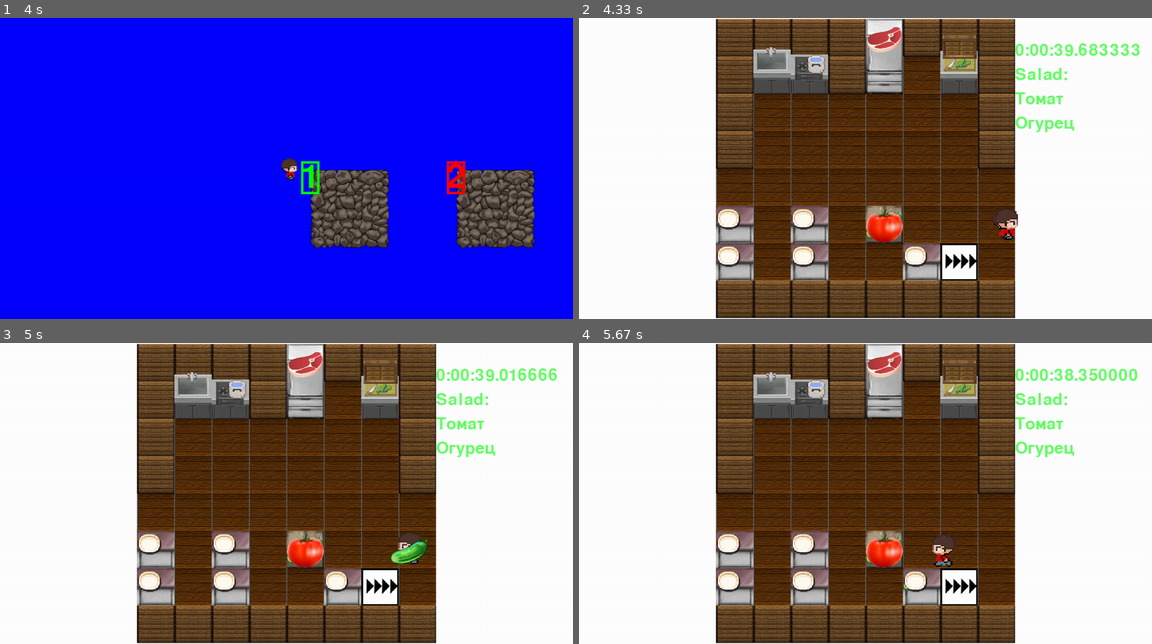
Above: before the commit, frames 1-4 (two rows, left to right).
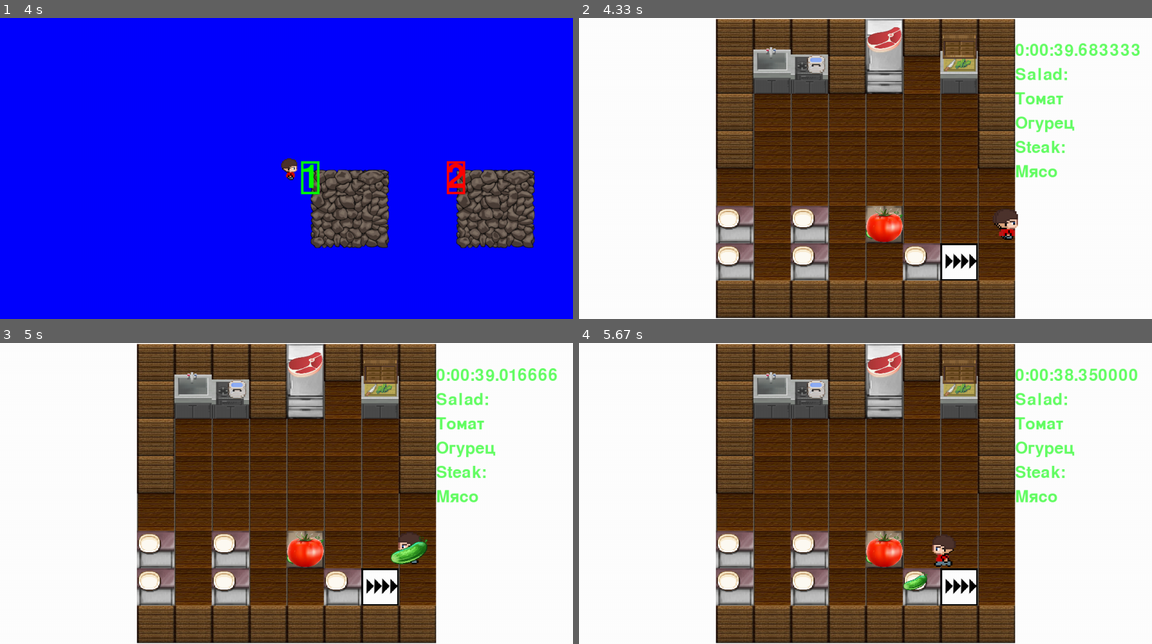
Above: after the commit, the same moments.

Repository: ShvetsovEgor/Overcooked_our_edition_pygame
Game: pygame game, started from main.py
Two runs of this game, one before a commit and one after it. Both use one fixed random seed, a clock stepped at 60 frames per second and the inputs below.
Inputs (mouse positions are in pixels of both pictures, inside the frame that each line leads up to):
- Up to frame 1 (4 s): tap Enter at 0.33 s; click (212, 183) at 0.78 s; hold Up 1.03-1.5 s; hold Right 1.53-2.17 s; hold Down 2.2-2.57 s; hold Left 2.6-3.07 s; hold Right 3.1-3.57 s; hold Up 3.6-3.9 s; hold Right from 3.93 s (still down)
- Up to frame 2 (4.33 s): keep holding Right
- Up to frame 3 (5 s): release Right at 4.4 s; tap Space at 4.43, 4.83 s; hold Left from 4.77 s (still down)
- Up to frame 4 (5.67 s): tap Space at 5.13, 5.4 s; release Left at 5.3 s; hold Down 5.33-5.63 s

Frame 1 is identical in both runs. In frame 2, 0.4% of the frame differs, in the area x 26-85%, y 40-83%; in frame 3, 0.4%; in frame 4, 0.5%.

Commit message:
Исправление бага перерисовки и проверки

Diff:
--- a/dishes.py
+++ b/dishes.py
@@ -17,7 +17,7 @@
 # Pizza += [Food("Тесто", Pizza, allsprites, foodgroup), Food("Томат", Pizza, allsprites, foodgroup, sliced=True),
 #           Food('Сыр', Pizza, allsprites, foodgroup, sliced=True)]
 
-Salad = Plate(parent, allsprites, platesgroup, foodgroup, put_able)
+Salad = Plate(parent, allsprites, platesgroup, put_able)
 Salad += [Food("Томат", Salad, allsprites, foodgroup, sliced=True),
           Food("Огурец", Salad, allsprites, foodgroup, sliced=True)]
 
@@ -25,8 +25,8 @@
 # Soup += [Food('Бульон', Soup, allsprites, foodgroup),
 #          Food('Мясо', Soup, allsprites, foodgroup, sliced=True, boiled=True),
 #          Food('Грибы', Soup, foodgroup, allsprites, sliced=True)]
-Soup = Plate(parent, allsprites, platesgroup, foodgroup, put_able)
-Soup += [Food('Мясо', Soup, allsprites, foodgroup, sliced=False, boiled=True)]
+Steak = Plate(parent, allsprites, platesgroup, put_able)
+Steak += [Food('Мясо', Steak, allsprites, foodgroup, sliced=False, boiled=True)]
 # Burger = Plate(parent, allsprites, platesgroup)
 # Burger += [Food('Хлеб', Burger, allsprites, foodgroup),
 #            Food('Мясо', Burger, allsprites, foodgroup, sliced=True, fried=True),
--- a/food.py
+++ b/food.py
@@ -64,8 +64,8 @@
 
 
 class Plate(pygame.sprite.Sprite):
-    def __init__(self, parent, allsprites, plategroup, foodgroup, put_able):
-        super().__init__(allsprites, plategroup, foodgroup, put_able)
+    def __init__(self, parent, allsprites, plategroup, put_able):
+        super().__init__(allsprites, plategroup, put_able)
         self.parent = parent
         self.image = pygame.transform.scale(load_image("02_dish_2.png"), (50, 50))
         self.rect = self.image.get_rect()
@@ -93,7 +93,10 @@
         return self
 
     def __repr__(self):
-        return " ".join([str(x) for x in self.ingridients])
+        line = " ".join([str(x) for x in self.ingridients])
+        if line:
+            return line
+        return "Пустая тарелка"
 
     def __hash__(self):
         return id(self)
--- a/gameplay.py
+++ b/gameplay.py
@@ -43,7 +43,7 @@
 
                     if event.type == pygame.KEYDOWN:
                         if event.key == pygame.K_SPACE:
-                            self.first_player.find(self.foodgroup, self.put_able)
+                            self.first_player.find(self.foodgroup, self.put_able, self.plategroup)
                         elif event.key == pygame.K_e:
                             self.second_player.find(self.foodgroup, self.put_able)
 
@@ -149,7 +149,7 @@
                 elif self.board[y][x][0] == 't':
                     t = Table(vect_x, vect_y, self.allsprites, self.obstacle, self.put_able, self.cell_size)
                     if len(self.board[y][x]) == 2 and self.board[y][x][1] == "p":
-                        Plate(t, self.allsprites, self.plategroup, self.foodgroup, self.put_able)
+                        Plate(t, self.allsprites, self.plategroup, self.put_able)
                 elif self.board[y][x][0] == 'c':
                     self.checker = Checker(vect_x, vect_y, self.allsprites, self, self.obstacle, self.put_able,
                                            self.cell_size)
--- a/interier.py
+++ b/interier.py
@@ -34,6 +34,9 @@
                     print("+1")
                 else:
                     print("wrong")
+                for el in obj.ingridients:
+                    el.kill()
+                obj.kill()
             if all(self.parent.result.values()):
                 self.parent.show_result()
         except Exception:
--- a/players.py
+++ b/players.py
@@ -14,6 +14,169 @@
         self.dishes = []
         self.cell_size = cell_size
         self.cut_sheet(load_image("red.png"), 4, 4)
+        self.cur_frame = 0
+        for i in range(len(self.frames)):
+            self.frames[i] = pygame.transform.scale(self.frames[i], (cell_size, cell_size))
+        self.image = self.frames[self.cur_frame]
+        self.frames_down = self.frames[0:4]
+        self.frames_up = self.frames[4:8]
+        self.frames_left = self.frames[8:12]
+        self.frames_right = self.frames[12:16]
+        self.rect = self.image.get_rect()
+        self.rect.x = x
+        self.rect.y = y
+        self.direction = None
+        # предмет в руках
+        self.object = False
+
+    def cut_sheet(self, sheet, columns, rows):
+        self.rect = pygame.Rect(0, 0, sheet.get_width() // columns,
+                                sheet.get_height() // rows)
+        for j in range(rows):
+            for i in range(columns):
+                frame_location = (self.rect.w * i, self.rect.h * j)
+                self.frames.append(sheet.subsurface(pygame.Rect(
+                    frame_location, self.rect.size)))
+
+    def find(self, foodgroup, put_able, plategroup):
+        # горячие клавиши
+        x, y = self.rect.x, self.rect.y
+        if not self.object:
+            if self.direction == "U":
+                self.rect.y -= self.cell_size
+                sprite = pygame.sprite.spritecollide(self, foodgroup, False) + \
+                         pygame.sprite.spritecollide(self, plategroup, False)
+            elif self.direction == "D":
+                self.rect.y += self.cell_size
+                sprite = pygame.sprite.spritecollide(self, foodgroup, False) + \
+                         pygame.sprite.spritecollide(self, plategroup, False)
+            elif self.direction == "R":
+                self.rect.x += self.cell_size
+                sprite = pygame.sprite.spritecollide(self, foodgroup, False) + \
+                         pygame.sprite.spritecollide(self, plategroup, False)
+            elif self.direction == "L":
+                self.rect.x -= self.cell_size
+                sprite = pygame.sprite.spritecollide(self, foodgroup, False) + \
+                         pygame.sprite.spritecollide(self, plategroup, False)
+            print("Берем>", sprite)
+
+            if sprite:
+                plates = [x for x in sprite if type(x) == food.Plate]
+                if plates:
+                    plates[-1].parent = self
+                    self.object = plates[-1]
+                else:
+                    sprite = sprite[-1]
+                    sprite.parent = self
+                    self.object = sprite
+        else:
+            if self.direction == "U":
+                self.rect.y -= self.cell_size
+                sprites = pygame.sprite.spritecollide(self, put_able, False)
+            elif self.direction == "D":
+                self.rect.y += self.cell_size
+                sprites = pygame.sprite.spritecollide(self, put_able, False)
+            elif self.direction == "R":
+                self.rect.x += self.cell_size
+                sprites = pygame.sprite.spritecollide(self, put_able, False)
+            elif self.direction == "L":
+                self.rect.x -= self.cell_size
+                sprites = pygame.sprite.spritecollide(self, put_able, False)
+            print("Кладем на", sprites)
+            plates = [x for x in sprites if type(x) == food.Plate]
+
+            if plates:
+                self.object.image = pygame.transform.scale(self.object.image,
+                                                           (plates[-1].image.get_width(),
+                                                            plates[-1].image.get_height()))
+                self.object.rect = self.object.image.get_rect()
+                plates[-1] += [self.object]
+                print(plates[-1], 1)
+
+                self.object.parent = plates[-1]
+                self.object = False
+                if type(plates[-1]) == interier.Checker:
+                    self.object.parent = sprites[-1]
+                    plates[-1].check(self.object)
+                self.object = False
+            elif sprites:
+                self.object.parent = sprites[-1]
+                if type(sprites[-1]) == interier.Checker:
+                    sprites[-1].check(self.object)
+                    print(self.object)
+                if type(sprites[-1]) == interier.Knife:
+                    print(self.object)
+                    if type(self.object) == food.Food:
+                        self.object.sliced = True
+                        self.object.change_pic(self.cell_size)
+                if type(sprites[-1]) == interier.Oven:
+                    self.object.boiled = True
+                    self.object.change_pic(self.cell_size)
+                self.object = False
+                # elif "Table" in str(sprites[-1]) and self.object.sliced:
+                #     self.object.place = True
+                #     sprite.checkout()
+                #     self.object = False
+
+        self.rect.x, self.rect.y = x, y
+
+    def update(self, obstacle, foodgroup=None, plategroup=None):
+        go = False
+        x = self.rect.x
+        y = self.rect.y
+        keys = pygame.key.get_pressed()
+        if keys[pygame.K_LEFT]:
+            self.rect.x -= 5
+            self.direction = "L"
+            if pygame.sprite.spritecollide(self, obstacle, False):
+                self.rect.x += 5
+            else:
+                frames = self.frames_left
+                go = True
+
+        if keys[pygame.K_RIGHT]:
+            self.rect.x += 5
+            self.direction = "R"
+            if pygame.sprite.spritecollide(self, obstacle, False):
+
+                self.rect.x -= 5
+            else:
+                frames = self.frames_right
+                go = True
+        if keys[pygame.K_UP]:
+            self.rect.y -= 5
+            self.direction = "U"
+            if pygame.sprite.spritecollide(self, obstacle, False):
+                self.rect.y += 5
+            else:
+                frames = self.frames_up
+                go = True
+
+        if keys[pygame.K_DOWN]:
+            self.rect.y += 5
+            self.direction = "D"
+            if pygame.sprite.spritecollide(self, obstacle, False):
+                self.rect.y -= 5
+            else:
+                frames = self.frames_down
+                go = True
+        self.steps += 1
+        if go and self.steps % 3 == 0:
+            self.cur_frame = (self.cur_frame + 1) % len(frames)
+            self.image = frames[self.cur_frame]
+        if self.steps > 1000:
+            self.steps = 0
+
+
+class SecondPlayer(pygame.sprite.Sprite):
+    def __init__(self, x, y, playersgroup, allsprites, parent, cell_size=50):
+        super().__init__(allsprites, playersgroup)
+        self.parent = parent
+        self.frames = []
+        self.dishes = []
+        self.steps = 0
+        self.cell_size = cell_size
+        self.cut_sheet(load_image("blue.png"), 4, 4)
         self.cur_frame = 0
         for i in range(len(self.frames)):
             self.frames[i] = pygame.transform.scale(self.frames[i], (cell_size, cell_size))
@@ -82,11 +245,12 @@
 
             if plates:
                 self.object.image = pygame.transform.scale(self.object.image,
-                                                           (plates[-1].image.get_width(),
-                                                            plates[-1].image.get_height()))
+                                                               (plates[-1].image.get_width(),
+                                                                plates[-1].image.get_height()))
                 self.object.rect = self.object.image.get_rect()
                 plates[-1] += [self.object]
                 self.object.parent = plates[-1]
+                self.object.parent.pa
                 if type(plates[-1]) == interier.Checker:
                     self.object.parent = sprites[-1]
                     plates[-1].check(self.object)
@@ -103,162 +267,6 @@
                 if type(sprites[-1]) == interier.Oven:
                     self.object.boiled = True
                     self.object.change_pic(self.cell_size)
-                self.object = False
-                # elif "Table" in str(sprites[-1]) and self.object.sliced:
-                #     self.object.place = True
-                #     sprite.checkout()
-                #     self.object = False
-
-        self.rect.x, self.rect.y = x, y
-
-    def update(self, obstacle, foodgroup=None, plategroup=None):
-        go = False
-        x = self.rect.x
-        y = self.rect.y
-        keys = pygame.key.get_pressed()
-        if keys[pygame.K_LEFT]:
-            self.rect.x -= 5
-            self.direction = "L"
-            if pygame.sprite.spritecollide(self, obstacle, False):
-                self.rect.x += 5
-            else:
-                frames = self.frames_left
-                go = True
-
-        if keys[pygame.K_RIGHT]:
-            self.rect.x += 5
-            self.direction = "R"
-            if pygame.sprite.spritecollide(self, obstacle, False):
-
-                self.rect.x -= 5
-            else:
-                frames = self.frames_right
-                go = True
-        if keys[pygame.K_UP]:
-            self.rect.y -= 5
-            self.direction = "U"
-            if pygame.sprite.spritecollide(self, obstacle, False):
-                self.rect.y += 5
-            else:
-                frames = self.frames_up
-                go = True
-
-        if keys[pygame.K_DOWN]:
-            self.rect.y += 5
-            self.direction = "D"
-            if pygame.sprite.spritecollide(self, obstacle, False):
-                self.rect.y -= 5
-            else:
-                frames = self.frames_down
-                go = True
-        self.steps += 1
-        if go and self.steps % 3 == 0:
-            self.cur_frame = (self.cur_frame + 1) % len(frames)
-            self.image = frames[self.cur_frame]
-            print(self.steps)
-        if self.steps > 1000:
-            self.steps = 0
-
-
-class SecondPlayer(pygame.sprite.Sprite):
-    def __init__(self, x, y, playersgroup, allsprites, parent, cell_size=50):
-        super().__init__(allsprites, playersgroup)
-        self.parent = parent
-        self.frames = []
-        self.dishes = []
-        self.steps = 0
-        self.cell_size = cell_size
-        self.cut_sheet(load_image("blue.png"), 4, 4)
-        self.cur_frame = 0
-        for i in range(len(self.frames)):
-            self.frames[i] = pygame.transform.scale(self.frames[i], (cell_size, cell_size))
-        self.image = self.frames[self.cur_frame]
-        self.frames_down = self.frames[0:4]
-        self.frames_up = self.frames[4:8]
-        self.frames_left = self.frames[8:12]
-        self.frames_right = self.frames[12:16]
-        self.rect = self.image.get_rect()
-        self.rect.x = x
-        self.rect.y = y
-        self.direction = None
-        # предмет в руках
-        self.object = False
-
-    def cut_sheet(self, sheet, columns, rows):
-        self.rect = pygame.Rect(0, 0, sheet.get_width() // columns,
-                                sheet.get_height() // rows)
-        for j in range(rows):
-            for i in range(columns):
-                frame_location = (self.rect.w * i, self.rect.h * j)
-                self.frames.append(sheet.subsurface(pygame.Rect(
-                    frame_location, self.rect.size)))
-
-    def find(self, foodgroup, put_able):
-        # горячие клавиши
-        x, y = self.rect.x, self.rect.y
-        if not self.object:
-            if self.direction == "U":
-                self.rect.y -= self.cell_size
-                sprite = pygame.sprite.spritecollide(self, foodgroup, False)
-            elif self.direction == "D":
-                self.rect.y += self.cell_size
-                sprite = pygame.sprite.spritecollide(self, foodgroup, False)
-            elif self.direction == "R":
-                self.rect.x += self.cell_size
-                sprite = pygame.sprite.spritecollide(self, foodgroup, False)
-            elif self.direction == "L":
-                self.rect.x -= self.cell_size
-                sprite = pygame.sprite.spritecollide(self, foodgroup, False)
-            print("Берем>", sprite)
-            if sprite:
-                plates = [x for x in sprite if type(x) == food.Plate]
-                if plates:
-                    plates[-1].parent = self
-                    self.object = plates[-1]
-                else:
-                    sprite = sprite[-1]
-                    sprite.parent = self
-                    self.object = sprite
-        else:
-            if self.direction == "U":
-                self.rect.y -= self.cell_size
-                sprites = pygame.sprite.spritecollide(self, put_able, False)
-            elif self.direction == "D":
-                self.rect.y += self.cell_size
-                sprites = pygame.sprite.spritecollide(self, put_able, False)
-            elif self.direction == "R":
-                self.rect.x += self.cell_size
-                sprites = pygame.sprite.spritecollide(self, put_able, False)
-            elif self.direction == "L":
-                self.rect.x -= self.cell_size
-                sprites = pygame.sprite.spritecollide(self, put_able, False)
-            print("Кладем на", sprites)
-            plates = [x for x in sprites if type(x) == food.Plate]
-
-            if plates:
-                self.object.image = pygame.transform.scale(self.object.image,
-                                                               (plates[-1].image.get_width(),
-                                                                plates[-1].image.get_height()))
-                self.object.rect = self.object.image.get_rect()
-                plates[-1] += [self.object]
-                self.object.parent = plates[-1]
-                self.object.parent.pa
-                if type(plates[-1]) == interier.Checker:
-                    self.object.parent = sprites[-1]
-                    plates[-1].check(self.object)
-                self.object = False
-            elif sprites:
-                self.object.parent = sprites[-1]
-                if type(sprites[-1]) == interier.Checker:
-                    sprites[-1].check(self.object)
-                if type(sprites[-1]) == interier.Knife:
-                    print(self.object)
-                    if type(self.object) == food.Food:
-                        self.object.sliced = True
-                        self.object.change_pic(self.cell_size)
-                if type(sprites[-1]) == interier.Oven:
-                    self.object.boiled = True
-                    self.object.change_pic(self.cell_size)
 
                 self.object = False
                 # elif "Table" in str(sprites[-1]) and self.object.sliced:
@@ -317,6 +325,5 @@
         if go and self.steps % 3 == 0:
             self.cur_frame = (self.cur_frame + 1) % len(frames)
             self.image = frames[self.cur_frame]
-            print(self.steps)
         if self.steps > 1000:
             self.steps = 0
Binary file changed: level_history.db
